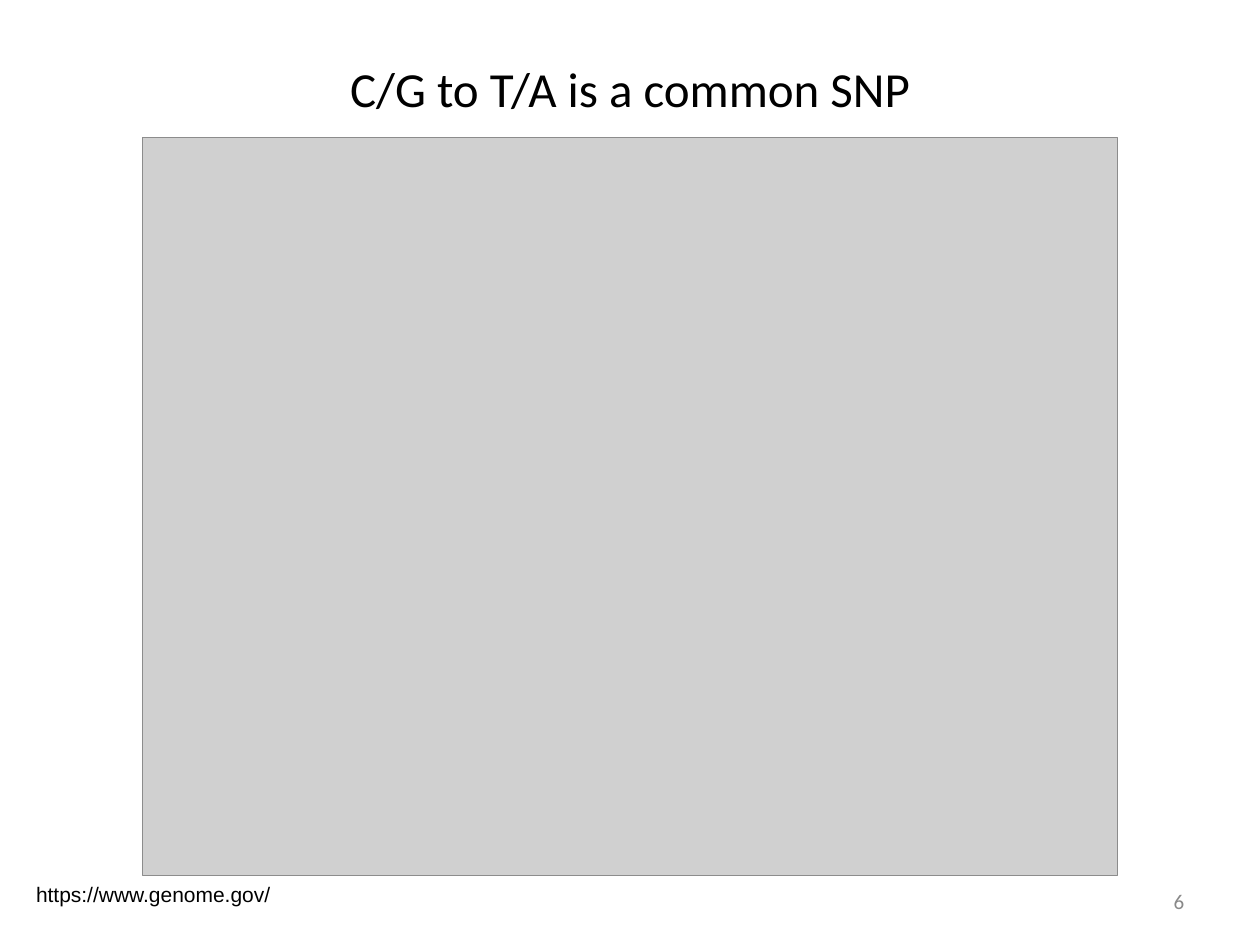
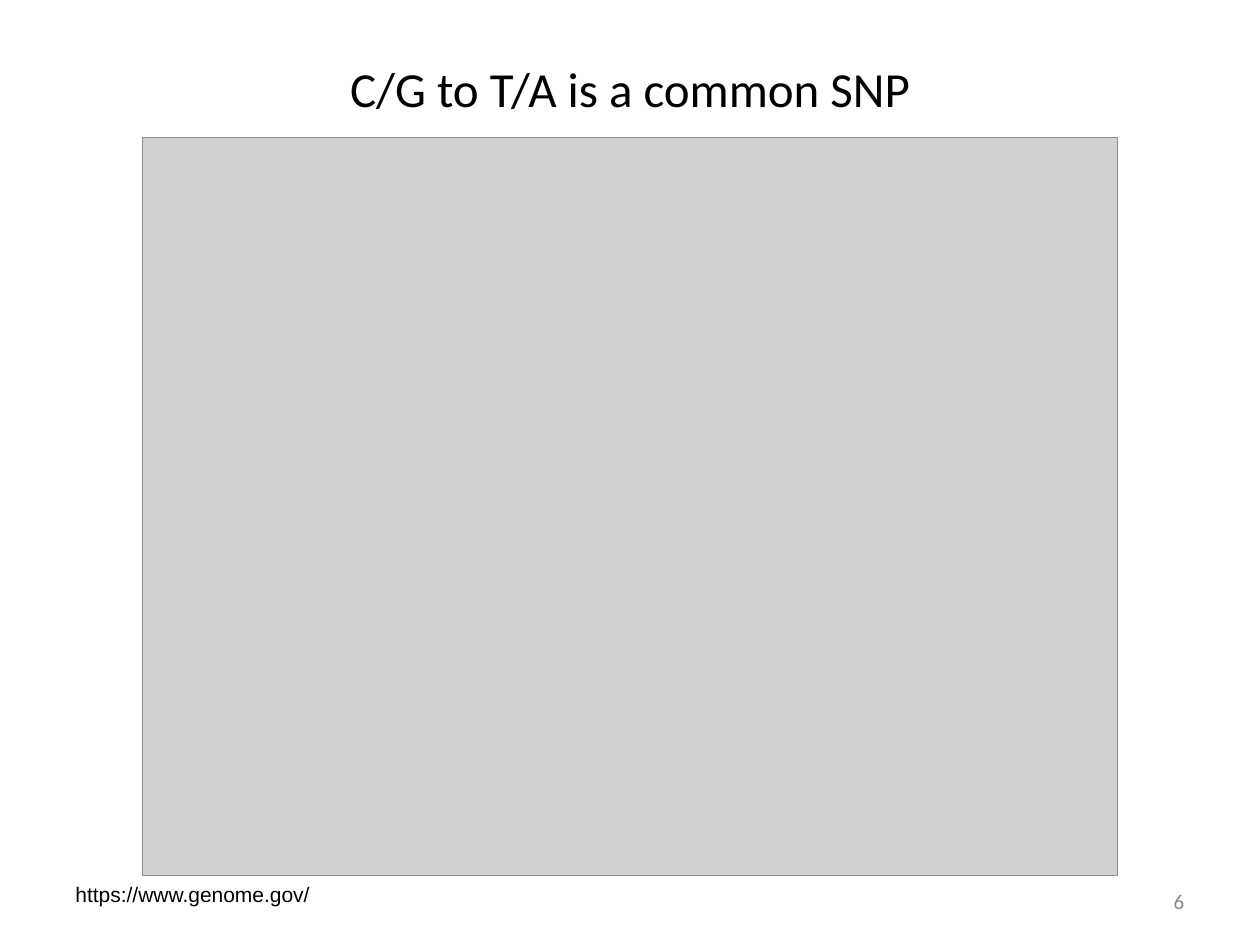
Before and after one commit to liu3zhenlab/teaching, a slide deck: slide 7 of PLPTH813Bioinformatis/2023/lectures/lecture08_variants.pptx. Drawn at 1260x945 pixels with LibreOffice and Linux fonts; fonts in the diff are those of the drawing; grey boxes stand for pictures. Boxes give left, top, right and bottom in pixels: in the first picture for what was removed or moved away, otherwise in the second. Text is boxed around its words. In the diff, an @@ line names an element or a change of style, - is before the commit and + after.

```diff
--- a/PLPTH813Bioinformatis/2023/lectures/lecture08_variants.pptx
+++ b/PLPTH813Bioinformatis/2023/lectures/lecture08_variants.pptx
@@ text "https://www.genome.gov/": place and size @@
-text "https://www.genome.gov/" at (36,886,270,906)
+text "https://www.genome.gov/" at (75,886,309,906)
```
Also in this commit, not shown: 2 other slides changed, 1 slide removed, 4 other files.
